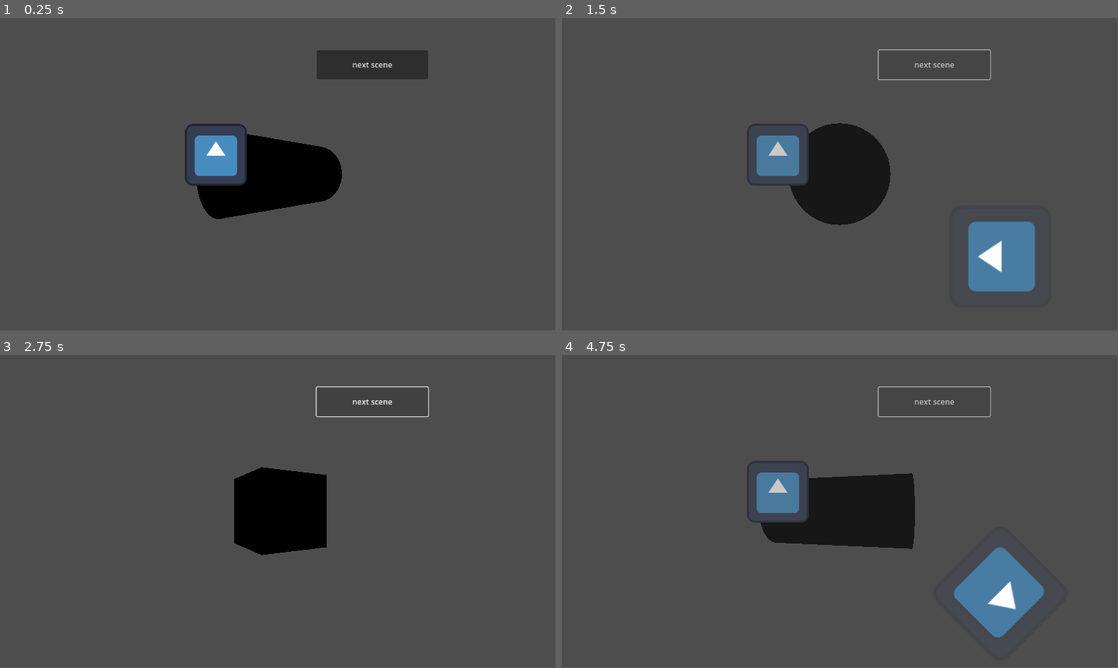
Above: before the commit, frames 1-4 (two rows, left to right).
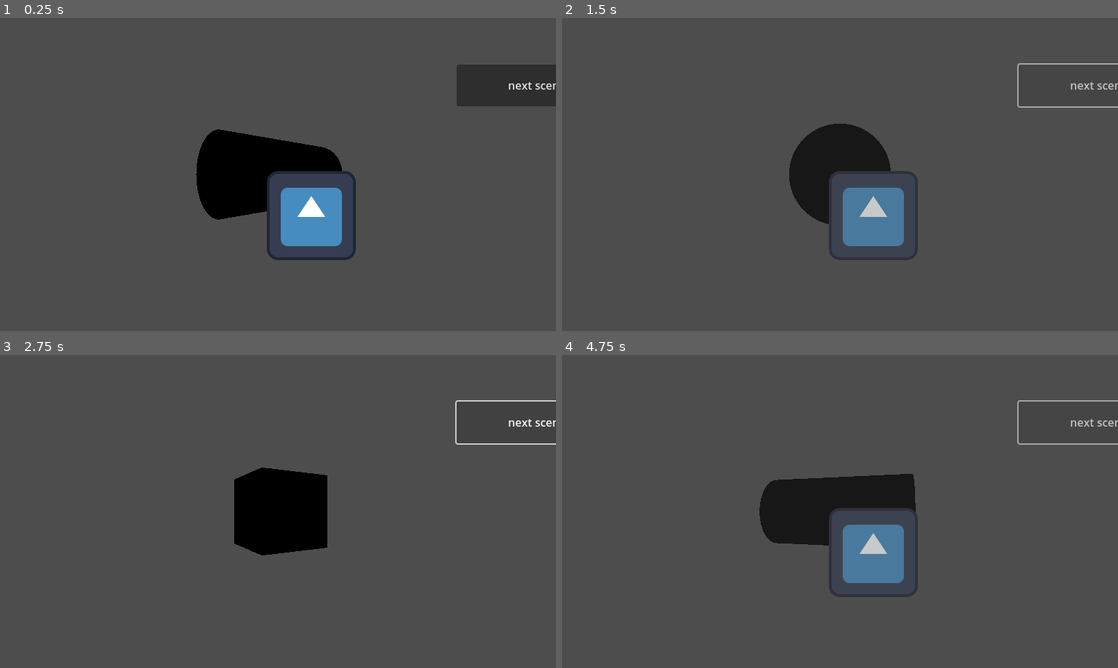
Above: after the commit, the same moments.

Repository: Eptwalabha/godot-shaders
Game: Godot game, scene res://CORE/transition/scene_a.tscn
Two runs of this game, one before a commit and one after it. Both use one fixed random seed, a clock stepped at 60 frames per second and the inputs below. The engine's default icon, where the game draws it, is replaced by a stand-in: a white triangle on a blue panel in a dark square.
Inputs:
- Up to frame 1 (0.25 s): no input
- Up to frame 2 (1.5 s): click "next scene" at 0.5 s; click "next scene" at 1.25 s
- Up to frame 3 (2.75 s): click "next scene" at 2 s
- Up to frame 4 (4.75 s): click "next scene" at 2.75 s; click "next scene" at 3.5 s; click "next scene" at 4.25 s
In our replay, the window is 799x449 before the commit and 800x450 after it. These sizes can differ from the game's own. Grey fills any space a smaller window leaves; there, only what the larger window draws over its background counts as a difference.

The runs differ from the first frame. In frame 1, 9.2% of the frame differs, in the area x 33-100%, y 10-78%; in frame 2, 8.0%; in frame 3, 0.6%; in frame 4, 8.4%.

Commit message:
renaming

Diff:
--- a/2D/base2D.tscn
+++ b/2D/base2D.tscn
@@ -1,9 +1,9 @@
 [gd_scene load_steps=2 format=3 uid="uid://cd8uwhn4iluwe"]
 
-[ext_resource type="Material" uid="uid://yywq5ohwo5jv" path="res://2D/sdf-smooth/sdf-smooth.tres" id="1_bv4ay"]
+[ext_resource type="Material" uid="uid://ckljsm4dkjple" path="res://2D/sdf-hatching/hatching.tres" id="1_8pevm"]
 
 [node name="Base2d" type="ColorRect"]
-material = ExtResource("1_bv4ay")
+material = ExtResource("1_8pevm")
 anchors_preset = 15
 anchor_right = 1.0
 anchor_bottom = 1.0
--- a/2D/hash/hash.tres
+++ /dev/null
@@ -1,16 +0,0 @@
-[gd_resource type="ShaderMaterial" load_steps=3 format=3 uid="uid://ckljsm4dkjple"]
-
-[ext_resource type="Shader" path="res://2D/hash/hash.gdshader" id="1_8r01t"]
-[ext_resource type="Texture2D" uid="uid://dnnho403u0ye0" path="res://2D/sdf/drawing.sdf.png" id="2_mhkkm"]
-
-[resource]
-shader = ExtResource("1_8r01t")
-shader_parameter/sdf_threshold = 0.5
-shader_parameter/sdf_border_width = 0.003
-shader_parameter/scale = 2.0
-shader_parameter/screen_ratio = 1.778
-shader_parameter/hash_width = 0.1
-shader_parameter/hash_angle = 0.75
-shader_parameter/hash_density = 75.0
-shader_parameter/hash_pow = 3.0
-shader_parameter/sdf = ExtResource("2_mhkkm")
--- a/2D/repeat-pattern/repeat.tres
+++ b/2D/repeat-pattern/repeat.tres
@@ -1,7 +1,7 @@
 [gd_resource type="ShaderMaterial" load_steps=3 format=3 uid="uid://dio1c6lpnar0v"]
 
 [ext_resource type="Shader" path="res://2D/repeat-pattern/repeat.gdshader" id="1_cbfhy"]
-[ext_resource type="Texture2D" uid="uid://dnnho403u0ye0" path="res://2D/sdf/drawing.sdf.png" id="2_eqkrk"]
+[ext_resource type="Texture2D" uid="uid://dnnho403u0ye0" path="res://assets/img-sdf/drawing.sdf.png" id="2_eqkrk"]
 
 [resource]
 shader = ExtResource("1_cbfhy")
--- a/2D/hash/hash.gdshader
+++ b/2D/sdf-hatching/hatching.gdshader
@@ -7,9 +7,9 @@
 uniform float scale = 3.0;
 uniform float screen_ratio = 1.778;
 
-uniform float hash_width : hint_range(0.0, 0.3) = 0.1;
-uniform float hash_angle : hint_range(0.0, 2.0) = 0.0;
-uniform float hash_density : hint_range(0.0, 1000) = 500.0;
+uniform float hatch_width : hint_range(0.0, 0.3) = 0.1;
+uniform float hatch_angle : hint_range(0.0, 2.0) = 0.0;
+uniform float hatch_density : hint_range(0.0, 1000) = 500.0;
 uniform float hash_pow : hint_range(0.0, 10.0) = 2.0;
 
 float sub(float d1, float d2) {
@@ -36,11 +36,11 @@
 	float color = texture(sdf, uv).r;
 	float sdf_amount = smoothstep(sdf_threshold, sdf_threshold, color);
 	float dist = abs(sdf_threshold - color);
-	float hash_feather = 1.0 - dist / hash_width;
-	float hash_mask = smoothstep(hash_width, hash_width, sdf_threshold - color);
-	hash_mask = (1. - sub(hash_mask, sdf_amount)) * hash_feather;
-	float hash = hash(UV, hash_angle, hash_density, hash_pow);
-	COLOR.rgb = vec3(hash * hash_mask);
+	float hatch_falloff = 1.0 - dist / hatch_width;
+	float hatch_mask = smoothstep(hatch_width, hatch_width, sdf_threshold - color);
+	hatch_mask = (1. - sub(hatch_mask, sdf_amount)) * hatch_falloff;
+	float hash = hash(UV, hatch_angle, hatch_density, hash_pow);
+	COLOR.rgb = vec3(hash * hatch_mask);
 	float sdf_border = 1.0 - smoothstep(sdf_border_width, sdf_border_width, dist);
 	COLOR.rgb = mix(COLOR.rgb, vec3(1.0), sdf_border);
 }
--- /dev/null
+++ b/2D/sdf-hatching/hatching.tres
@@ -0,0 +1,16 @@
+[gd_resource type="ShaderMaterial" load_steps=3 format=3 uid="uid://ckljsm4dkjple"]
+
+[ext_resource type="Shader" path="res://2D/sdf-hatching/hatching.gdshader" id="1_0rur2"]
+[ext_resource type="Texture2D" uid="uid://dnnho403u0ye0" path="res://assets/img-sdf/drawing.sdf.png" id="2_8nbbd"]
+
+[resource]
+shader = ExtResource("1_0rur2")
+shader_parameter/sdf_threshold = 0.5
+shader_parameter/sdf_border_width = 0.003
+shader_parameter/scale = 2.0
+shader_parameter/screen_ratio = 1.778
+shader_parameter/hatch_width = 0.1
+shader_parameter/hatch_angle = 0.75
+shader_parameter/hatch_density = 75.0
+shader_parameter/hash_pow = 3.0
+shader_parameter/sdf = ExtResource("2_8nbbd")
--- a/2D/sdf-morph/sdf-morph.gdshader
+++ b/2D/sdf-morph/sdf-morph.gdshader
@@ -9,11 +9,11 @@
 uniform vec4 bg_color: source_color;
 
 void fragment() {
-	vec2 uv = fract(vec2(UV.x * 1.778, UV.y));
+	vec2 uv = fract(vec2(UV.x * 1.778, UV.y) * 3.0);
 	vec2 uv1 = uv * .5 + vec2(0.0, 0.0);
 	vec2 uv2 = uv * .5 + vec2(0.5, 0.0);
 
-	float morph = (sin(TIME) + 1.0) / 2.0;
+	float morph = (sin(TIME * 2.0) + 1.0) / 2.0;
 	float sdf_dist = mix(texture(sdf, uv1).r, texture(sdf, uv2).r, morph);
 	float sdf_mask = smoothstep(sdf_threshold, sdf_threshold, sdf_dist);
 	COLOR = mix(bg_color, sdf_color, sdf_mask);
--- a/2D/sdf-morph/sdf-morph.tres
+++ b/2D/sdf-morph/sdf-morph.tres
@@ -1,7 +1,7 @@
 [gd_resource type="ShaderMaterial" load_steps=3 format=3 uid="uid://b2ljoseix1yvc"]
 
 [ext_resource type="Shader" path="res://2D/sdf-morph/sdf-morph.gdshader" id="1_f3r0a"]
-[ext_resource type="Texture2D" uid="uid://dnnho403u0ye0" path="res://2D/sdf/drawing.sdf.png" id="2_vl5yf"]
+[ext_resource type="Texture2D" uid="uid://dnnho403u0ye0" path="res://assets/img-sdf/drawing.sdf.png" id="2_vl5yf"]
 
 [resource]
 shader = ExtResource("1_f3r0a")
--- a/2D/sdf-smooth/sdf-smooth.tres
+++ b/2D/sdf-smooth/sdf-smooth.tres
@@ -1,7 +1,7 @@
 [gd_resource type="ShaderMaterial" load_steps=3 format=3 uid="uid://yywq5ohwo5jv"]
 
 [ext_resource type="Shader" path="res://2D/sdf-smooth/sdf-smooth.gdshader" id="1_vj18d"]
-[ext_resource type="Texture2D" uid="uid://dnnho403u0ye0" path="res://2D/sdf/drawing.sdf.png" id="2_ka4tb"]
+[ext_resource type="Texture2D" uid="uid://dnnho403u0ye0" path="res://assets/img-sdf/drawing.sdf.png" id="2_j7dwe"]
 
 [resource]
 shader = ExtResource("1_vj18d")
@@ -14,4 +14,4 @@
 shader_parameter/time_speed = 0.2
 shader_parameter/time_shift = 0.0
 shader_parameter/smin_k = 0.3
-shader_parameter/sdf = ExtResource("2_ka4tb")
+shader_parameter/sdf = ExtResource("2_j7dwe")
--- a/2D/sdf/sdf-material.tres
+++ b/2D/sdf/sdf.tres
@@ -1,7 +1,7 @@
 [gd_resource type="ShaderMaterial" load_steps=3 format=3 uid="uid://dssd1aduryvem"]
 
-[ext_resource type="Shader" path="res://2D/sdf/sdf-material.gdshader" id="1_84pai"]
-[ext_resource type="Texture2D" uid="uid://dnnho403u0ye0" path="res://2D/sdf/drawing.sdf.png" id="2_403dj"]
+[ext_resource type="Shader" path="res://2D/sdf/sdf.gdshader" id="1_84pai"]
+[ext_resource type="Texture2D" uid="uid://dnnho403u0ye0" path="res://assets/img-sdf/drawing.sdf.png" id="2_403dj"]
 
 [resource]
 shader = ExtResource("1_84pai")
--- a/project.godot
+++ b/project.godot
@@ -19,6 +19,16 @@
 
 SceneLoader="*res://CORE/transition/scene_loader.gd"
 
+[display]
+
+window/size/viewport_width=800
+window/size/viewport_height=450
+
+[editor]
+
+movie_writer/movie_file="/home/damien/Documents/workspace/godot4/shaders/render/morph/morph.png"
+movie_writer/fps=15
+
 [file_customization]
 
 folder_colors={
Renamed: 2D/sdf/sdf-material.gdshader -> 2D/sdf/sdf.gdshader
Renamed: 2D/sdf/drawing.sdf.png -> assets/img-sdf/drawing.sdf.png
Not shown, changed: assets/img-sdf/drawing.sdf.png.import
Renamed: 2D/sdf/drawing.svg -> assets/img-sdf/drawing.svg
Not shown, changed: assets/img-sdf/drawing.svg.import
Not shown, changed: .gitignore
